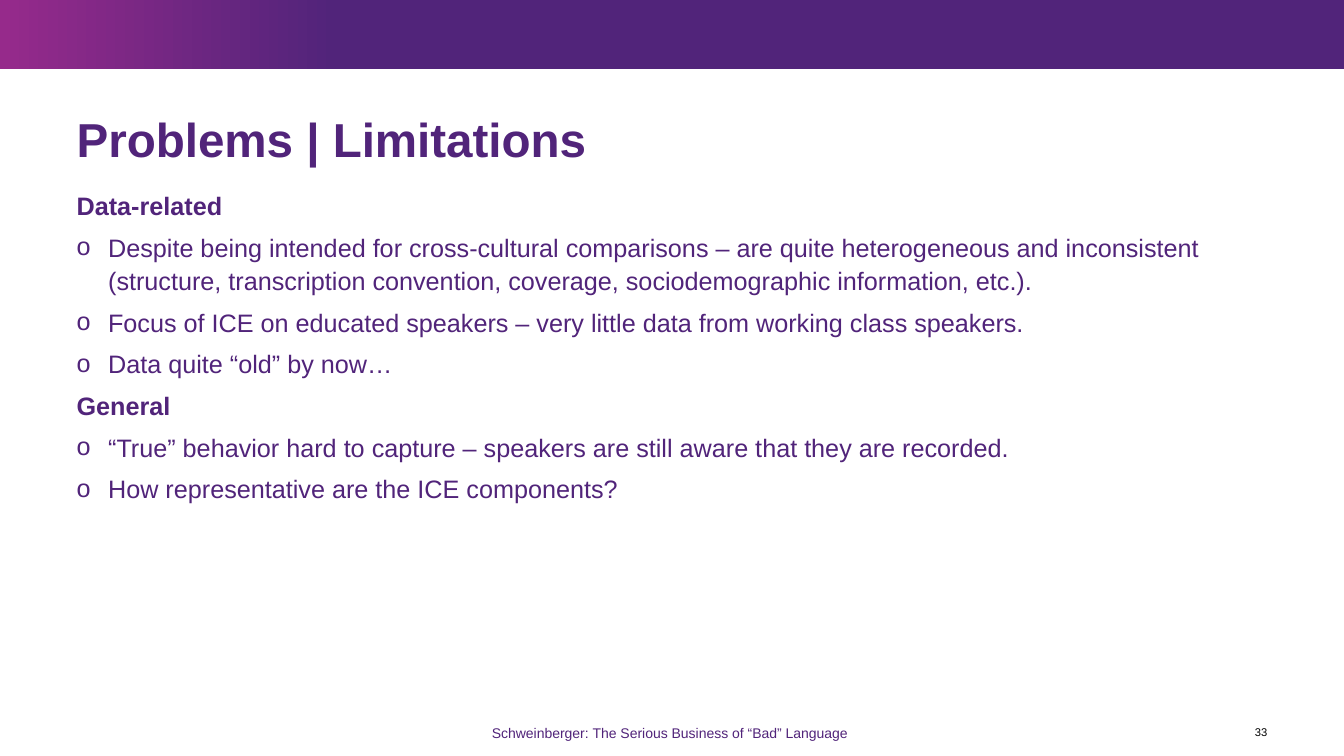
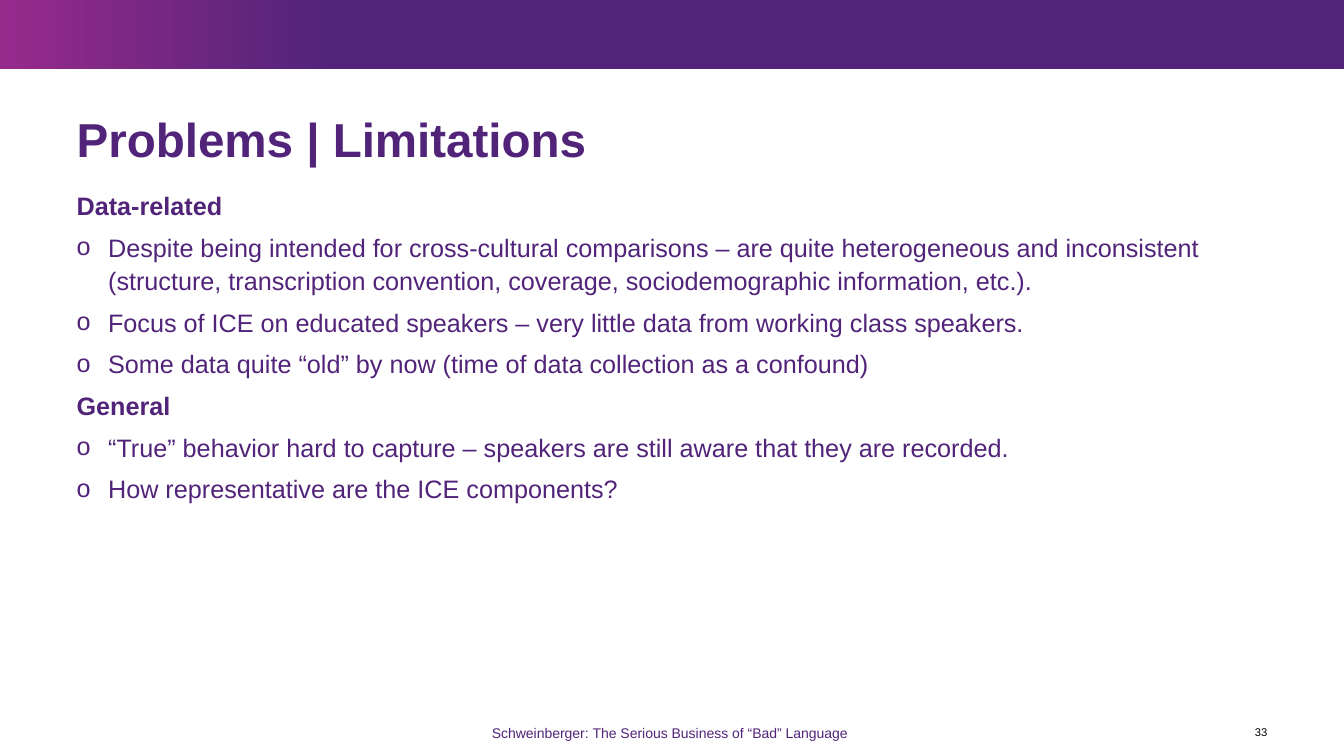
Before and after one commit to MartinSchweinberger/MartinSchweinberger.github.io, a slide deck: slide 33 of docs/resources/UniM_Schweinberger_SeriousBusiness.pptx. Drawn at 1344x756 pixels with LibreOffice and Linux fonts; fonts in the diff are those of the drawing; background and template pictures are left out. Boxes give left, top, right and bottom in pixels: in the first picture for what was removed or moved away, otherwise in the second. Text is boxed around its words. In the diff, an @@ line names an element or a change of style, - is before the commit and + after.

```diff
--- a/docs/resources/UniM_Schweinberger_SeriousBusiness.pptx
+++ b/docs/resources/UniM_Schweinberger_SeriousBusiness.pptx
@@ text at <box>108,354,868,379</box>: text changed @@
-o Data quite “old” by now…
+o Some data quite “old” by now (time of data collection as a confound)
```
Also in this commit, not shown: 7 other slides changed, 6 other files.
